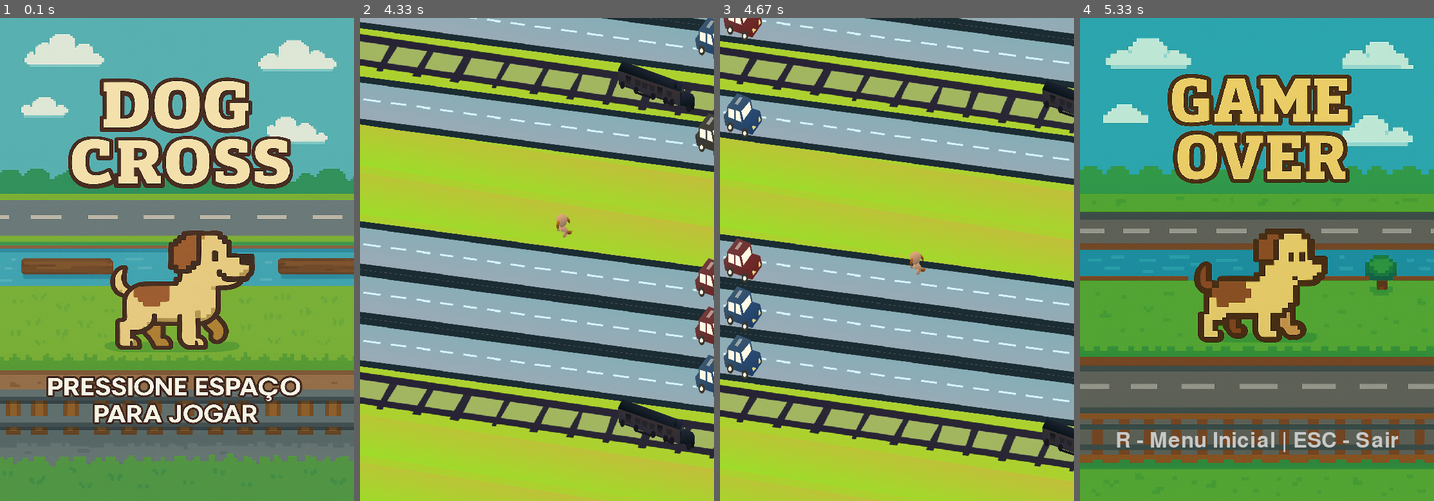
Above: before the commit, frames 1-4 (left to right).
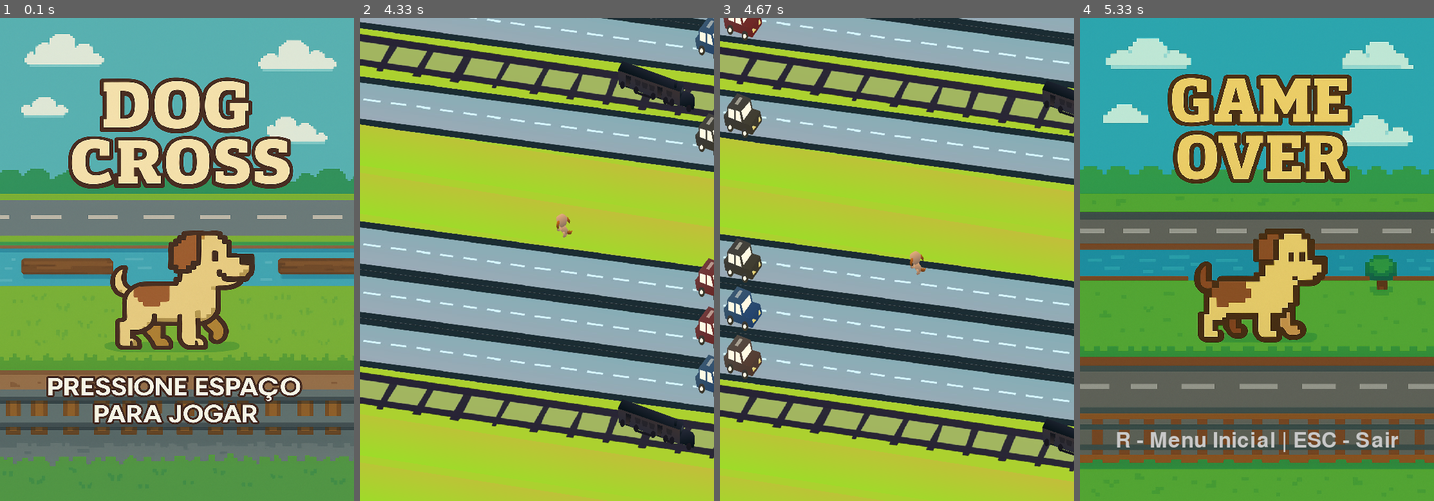
Above: after the commit, the same moments.

Repository: decov12/pygameandreeduardorafel
Game: pygame game, started from main.py
Two runs of this game, one before a commit and one after it. Both use one fixed random seed, a clock stepped at 60 frames per second and the inputs below.
Inputs:
- Up to frame 1 (0.1 s): no input
- Up to frame 2 (4.33 s): tap Space at 0.33 s; hold Up 0.67-1.13 s; hold Right 1.17-1.8 s; hold Down 1.83-2.2 s; hold Left 2.23-2.7 s; hold Right 2.73-3.2 s; hold Up 3.23-3.53 s; hold Right 3.57-4.03 s; hold Left from 4.07 s (still down)
- Up to frame 3 (4.67 s): release Left at 4.6 s; hold Down from 4.63 s (still down)
- Up to frame 4 (5.33 s): release Down at 4.93 s; hold Left from 4.97 s (still down)

Frames 1-2 are identical in both runs. In frame 3, 1.4% of the frame differs, in the area x 0-12%, y 15-75%; in frame 4, nothing differs.

Commit message:
sem repetir mais de 3 vezes o mesmo background

Diff:
--- a/main.py
+++ b/main.py
@@ -161,6 +161,12 @@
     def update(self):
         self.rect.y += self.scroll_speed
 
+def eh_rua(bg):
+    return bg in ['street', 'street2']
+
+def eh_perigoso(bg):
+    return bg in ['street', 'street2', 'railway']
+
 def game():
     score = 0
     backgrounds = pygame.sprite.Group()
@@ -169,7 +175,7 @@
     all_trains = pygame.sprite.Group()
 
     last_move_time = pygame.time.get_ticks()
-    INACTIVITY_TIMEOUT = 5000
+    INACTIVITY_TIMEOUT = 6000
 
     ultimos_bg = []
     for i in range(-10, 10):
@@ -274,29 +280,29 @@
         if novo_bg:
             novo_bg = False
         # Determina tipo do próximo background com base nos últimos 3
-        repetidos = set(ultimos_bg[-3:])
-        if len(ultimos_bg) >= 3 and all(bg in ['street', 'street2'] for bg in ultimos_bg[-3:]):
+        ultimos_tipos = ultimos_bg[-3:]
+
+        ruas_seguidas = all(eh_rua(bg) for bg in ultimos_tipos)
+        perigo_extremo = all(eh_perigoso(bg) for bg in ultimos_tipos)
+        trilhos_seguidos = all(bg == 'railway' for bg in ultimos_tipos)
+        gramas_seguidas = all(bg == 'grass' for bg in ultimos_tipos)
+
+        if len(ultimos_tipos) >= 3 and ruas_seguidas:
             bg_image = 'grass'
-        elif len(ultimos_bg) >= 3 and all(bg == 'grass' for bg in ultimos_bg[-3:]):
+        elif len(ultimos_tipos) >= 3 and perigo_extremo:
+            bg_image = 'grass'
+        elif len(ultimos_tipos) >= 3 and trilhos_seguidos:
+            bg_image = 'grass'
+        elif len(ultimos_tipos) >= 3 and gramas_seguidas:
             bg_image = random.choice(['street', 'street2', 'railway'])
-        elif len(ultimos_bg) >= 3 and all(bg == 'railway' for bg in ultimos_bg[-3:]):
-            bg_image = 'grass'
         else:
             bg_image = random.choice(available_backgrounds)
 
 
-        # Atualiza ultimos_bg
-        backgrounds.add(bg)
-        ultimos_bg.append(bg_image)
-        if len(ultimos_bg) > 3:
-            ultimos_bg.pop(0)
-
-
-    # Corrige max_y (mínimo y entre backgrounds)
         max_y = min(back.rect.y for back in backgrounds)
         y = max_y - 75
-
         bg = Background(bg_image, y, "novo")
+        backgrounds.add(bg)
 
         if bg.tipo in ['street', 'street2']:
             car_image = random.choice(available_cars)
@@ -308,6 +314,10 @@
             train = Train(bg.rect.y, 5, 1, assets['train'])
             all_sprites.add(train)
             all_trains.add(train)
+
+        ultimos_bg.append(bg_image)
+        if len(ultimos_bg) > 3:
+            ultimos_bg.pop(0)
 
         backgrounds.add(bg)
 
